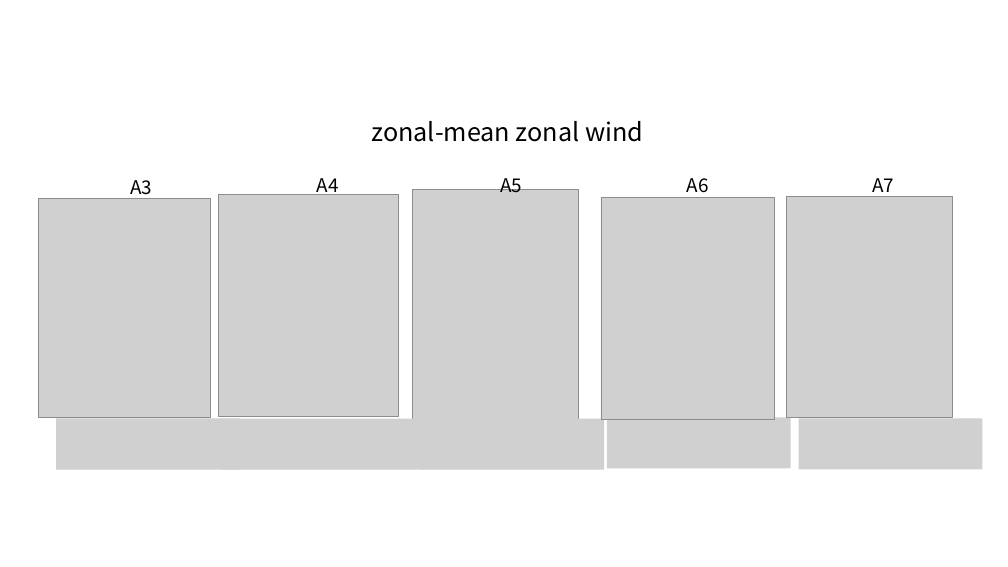
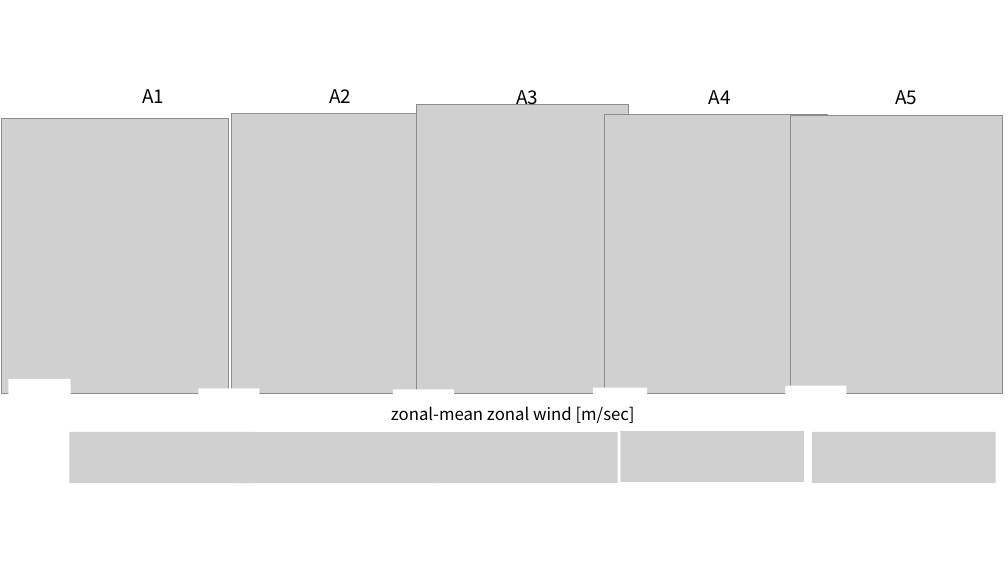
Before and after one commit to rsuzukiMuchi/rsuzuki_Mthesis, a slide deck: slide 3 of ronbun/src/fig/result/case1/case1.pptx (slide 2 before the commit). Drawn at 1008x567 pixels with LibreOffice and Linux fonts; fonts in the diff are those of the drawing; grey boxes stand for pictures. Boxes give left, top, right and bottom in pixels: in the first picture for what was removed or moved away, otherwise in the second. Text is boxed around its words. In the diff, an @@ line names an element or a change of style, - is before the commit and + after.

```diff
--- a/ronbun/src/fig/result/case1/case1.pptx
+++ b/ronbun/src/fig/result/case1/case1.pptx
@@ text added at <box>142,89,164,103</box>, 18 pt, text #000000 @@
+A1
@@ text added at <box>329,89,351,103</box>, 18 pt, text #000000 @@
+A2
@@ text "A3": place and size @@
-text "A3" at <box>130,180,152,200</box>
+text "A3" at <box>516,90,538,109</box>
@@ text "A4" rewrapped from <box>317,178,339,197</box> to <box>709,90,731,104</box> @@
@@ text "A5" rewrapped from <box>500,172,522,193</box> to <box>895,90,917,105</box> @@
@@ picture: place and size @@
-picture at <box>38,198,211,417</box>
+picture at <box>2,119,228,394</box>
@@ picture: place and size @@
-picture at <box>219,194,399,417</box>
+picture at <box>232,113,454,393</box>
@@ picture: place and size @@
-picture at <box>412,190,578,425</box>
+picture at <box>417,104,628,394</box>
@@ picture: place and size @@
-picture at <box>601,197,774,420</box>
+picture at <box>605,115,827,394</box>
@@ picture: place and size @@
-picture at <box>787,197,952,418</box>
+picture at <box>791,116,1003,394</box>
@@ text removed at <box>687,178,709,193</box> @@
-A6
@@ text removed at <box>872,178,894,197</box> @@
-A7
@@ rectangle added at <box>8,379,70,429</box>, fill #FFFFFF @@
@@ rectangle added at <box>198,389,259,419</box>, fill #FFFFFF @@
@@ rectangle added at <box>393,389,454,420</box>, fill #FFFFFF @@
@@ rectangle added at <box>594,388,647,414</box>, fill #FFFFFF @@
@@ rectangle added at <box>786,386,847,416</box>, fill #FFFFFF @@
@@ text at <box>391,406,635,423</box>: text changed; size 24 to 16 pt @@
-zonal-mean zonal wind
+zonal-mean zonal wind [m/sec]
@@ 5 pictures: place and size @@
-5 pictures at <box>56,417,982,470</box>
+5 pictures at <box>70,431,996,483</box>
```
Also in this commit, not shown: 1 other slide changed, 4 slides added, 21 other files.
